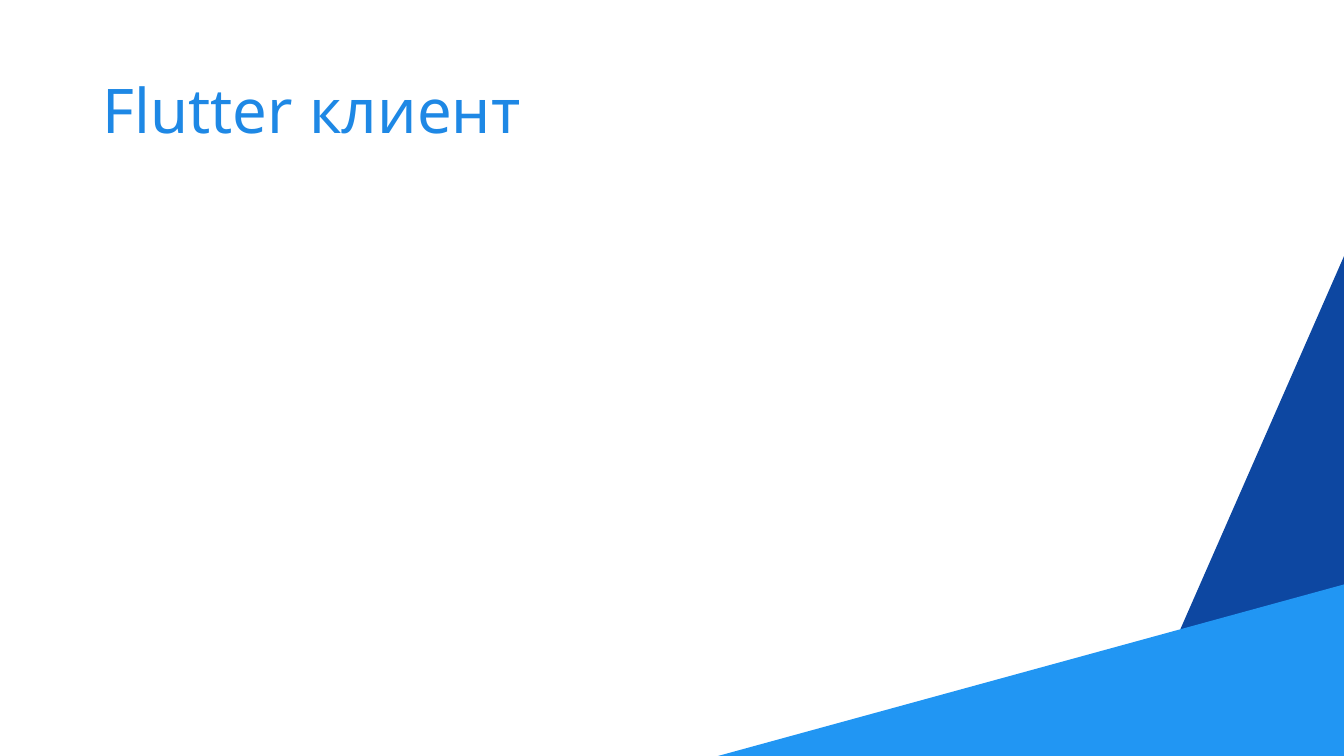
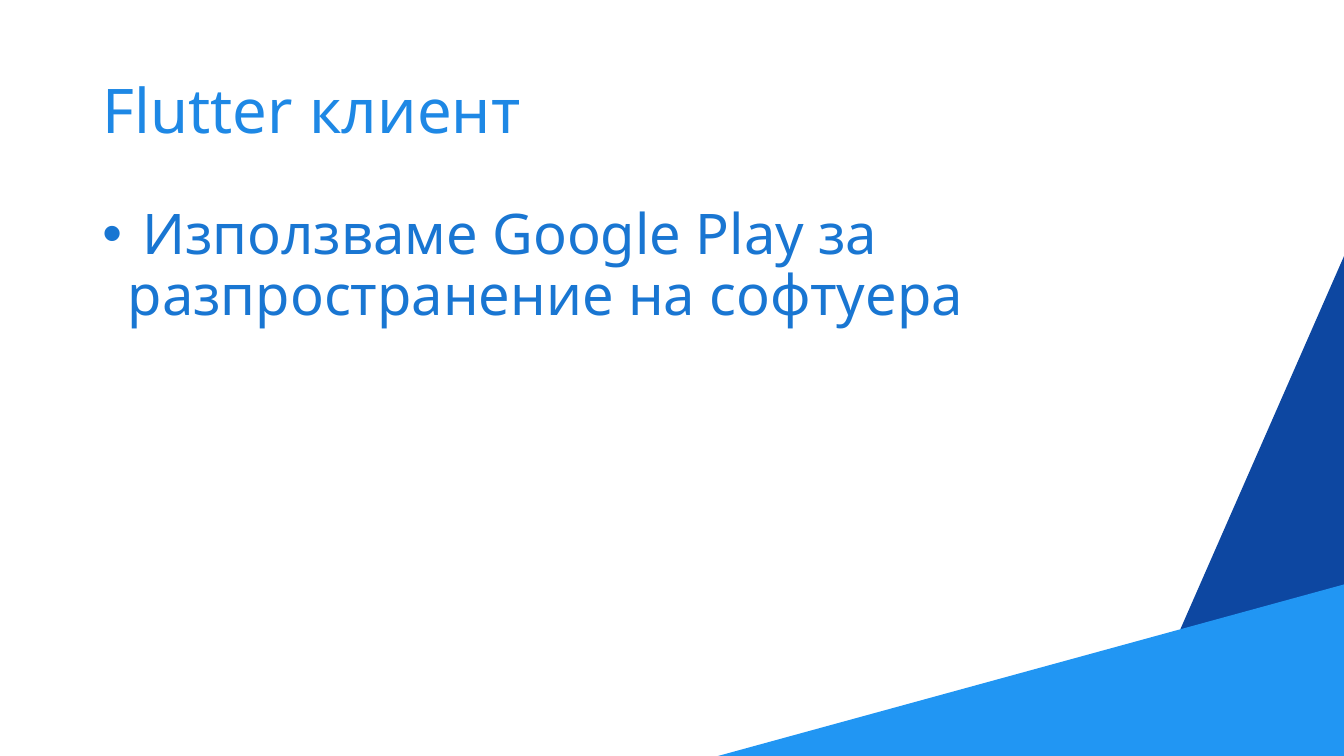
Before and after one commit to NikolaTotev/LoRa_Sensor_Network, a slide deck: slide 17 of Documentation/LoRa_Sensor_Network_Presentation.pptx (slide 16 before the commit). Drawn at 1344x756 pixels with LibreOffice and Linux fonts; fonts in the diff are those of the drawing. Boxes give left, top, right and bottom in pixels: in the first picture for what was removed or moved away, otherwise in the second. Text is boxed around its words. In the diff, an @@ line names an element or a change of style, - is before the commit and + after.

```diff
--- a/Documentation/LoRa_Sensor_Network_Presentation.pptx
+++ b/Documentation/LoRa_Sensor_Network_Presentation.pptx
@@ text added at (128, 211, 963, 329), 40 pt, text #1976D2 @@
+• Използваме Google Play за разпространение на софтуера
```
Also in this commit, not shown: 6 other slides changed, 4 slides added, 3 slides removed.
